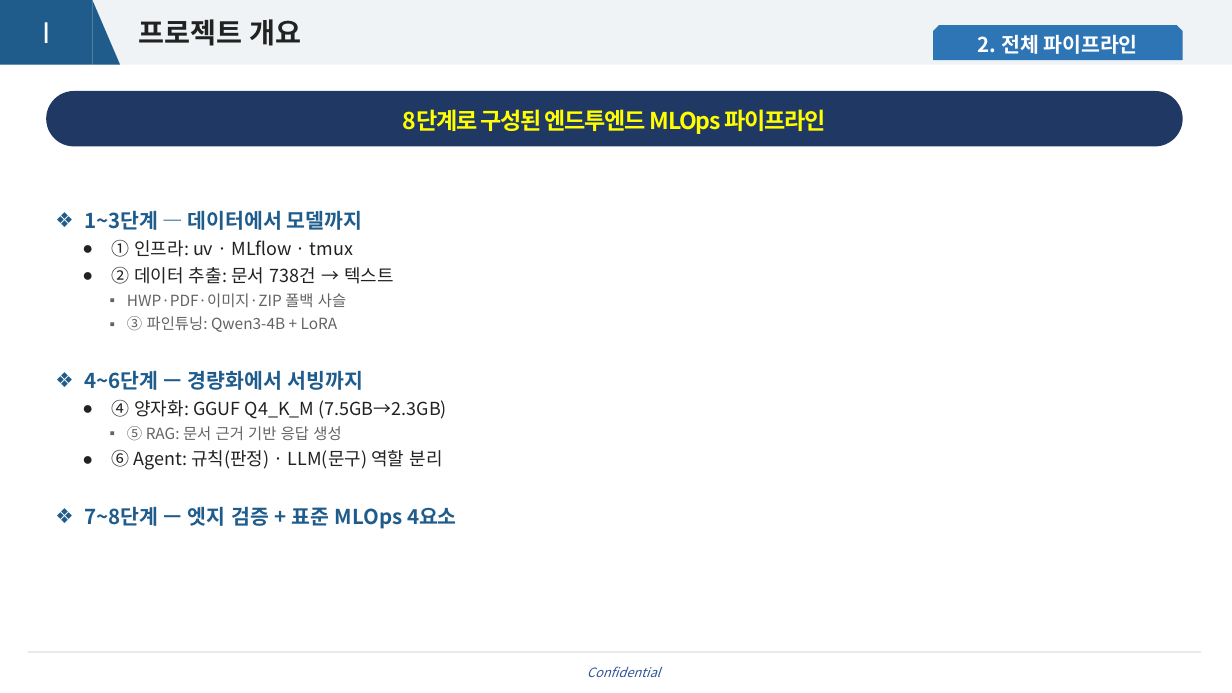
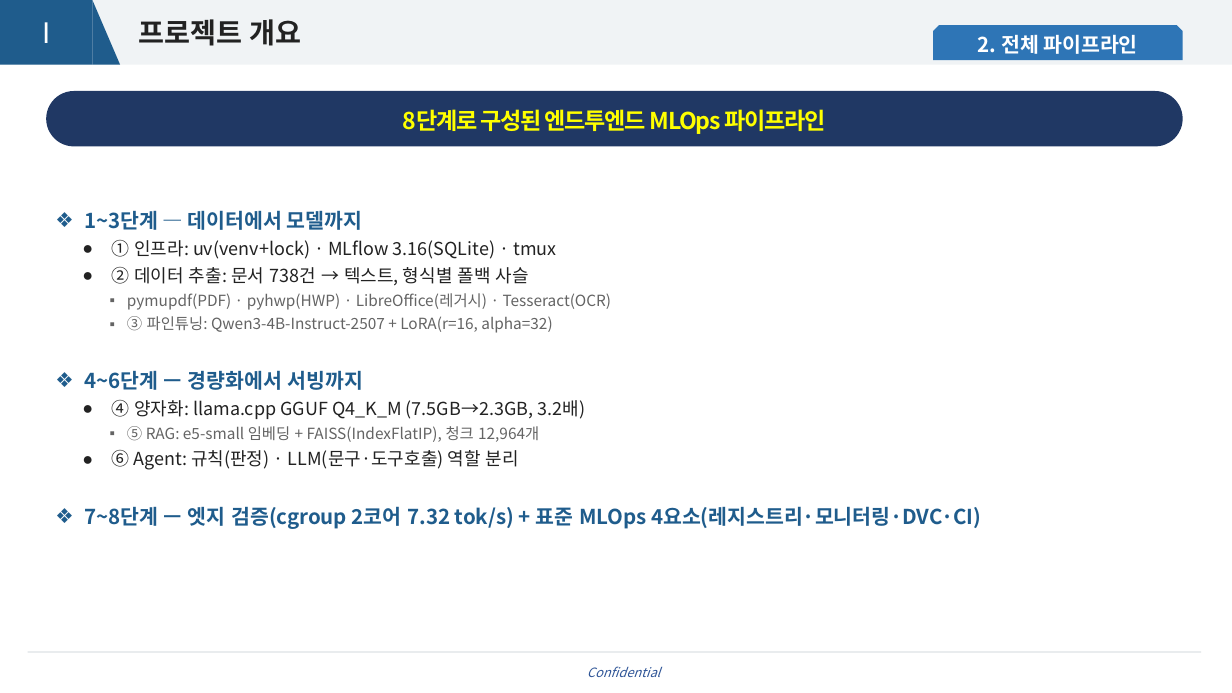
Before and after one commit to grib-arws-bot/mlops-edge-lab, a slide deck: slide 5 of docs/교육자료/MLOps-Edge-Lab_교육자료.pptx. Drawn at 1232x693 pixels with LibreOffice and Linux fonts; fonts in the diff are those of the drawing; background and template pictures are left out. Boxes give left, top, right and bottom in pixels: in the first picture for what was removed or moved away, otherwise in the second. Text is boxed around its words. In the diff, an @@ line names an element or a change of style, - is before the commit and + after.

```diff
--- a/docs/교육자료/MLOps-Edge-Lab_교육자료.pptx
+++ b/docs/교육자료/MLOps-Edge-Lab_교육자료.pptx
@@ text at (x1=111, y1=240, x2=612, y2=333): text changed @@
-  ● ① 인프라: uv · MLflow · tmux
-  ● ② 데이터 추출: 문서 738건 → 텍스트
-    ▪ HWP·PDF·이미지·ZIP 폴백 사슬
-    ▪ ③ 파인튜닝: Qwen3-4B + LoRA
+  ● ① 인프라: uv(venv+lock) · MLflow 3.16(SQLite) · tmux
+  ● ② 데이터 추출: 문서 738건 → 텍스트, 형식별 폴백 사슬
+    ▪ pymupdf(PDF) · pyhwp(HWP) · LibreOffice(레거시) · Tesseract(OCR)
+    ▪ ③ 파인튜닝: Qwen3-4B-Instruct-2507 + LoRA(r=16, alpha=32)
@@ text at (x1=84, y1=400, x2=981, y2=529): text changed @@
-  ● ④ 양자화: GGUF Q4_K_M (7.5GB→2.3GB)
-    ▪ ⑤ RAG: 문서 근거 기반 응답 생성
-  ● ⑥ Agent: 규칙(판정) · LLM(문구) 역할 분리
-❖ 7~8단계 — 엣지 검증 + 표준 MLOps 4요소
+  ● ④ 양자화: llama.cpp GGUF Q4_K_M (7.5GB→2.3GB, 3.2배)
+    ▪ ⑤ RAG: e5-small 임베딩 + FAISS(IndexFlatIP), 청크 12,964개
+  ● ⑥ Agent: 규칙(판정) · LLM(문구·도구호출) 역할 분리
+❖ 7~8단계 — 엣지 검증(cgroup 2코어 7.32 tok/s) + 표준 MLOps 4요소(레지스트리·모니터링·DVC·CI)
```
Also in this commit, not shown: 6 other slides changed, 6 slides added, 3 other files.
